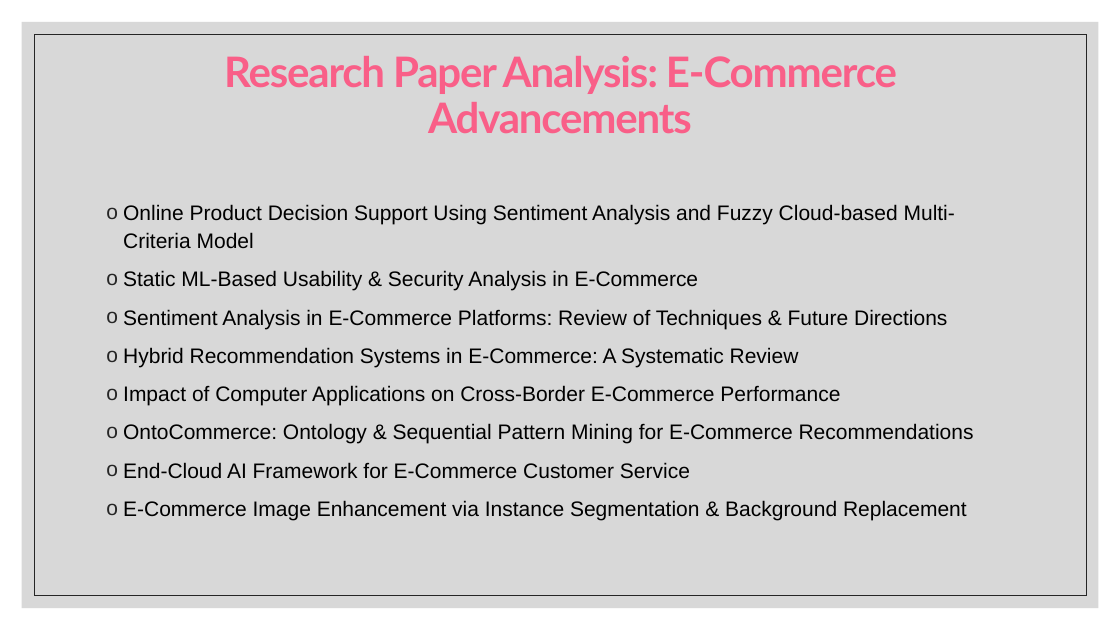
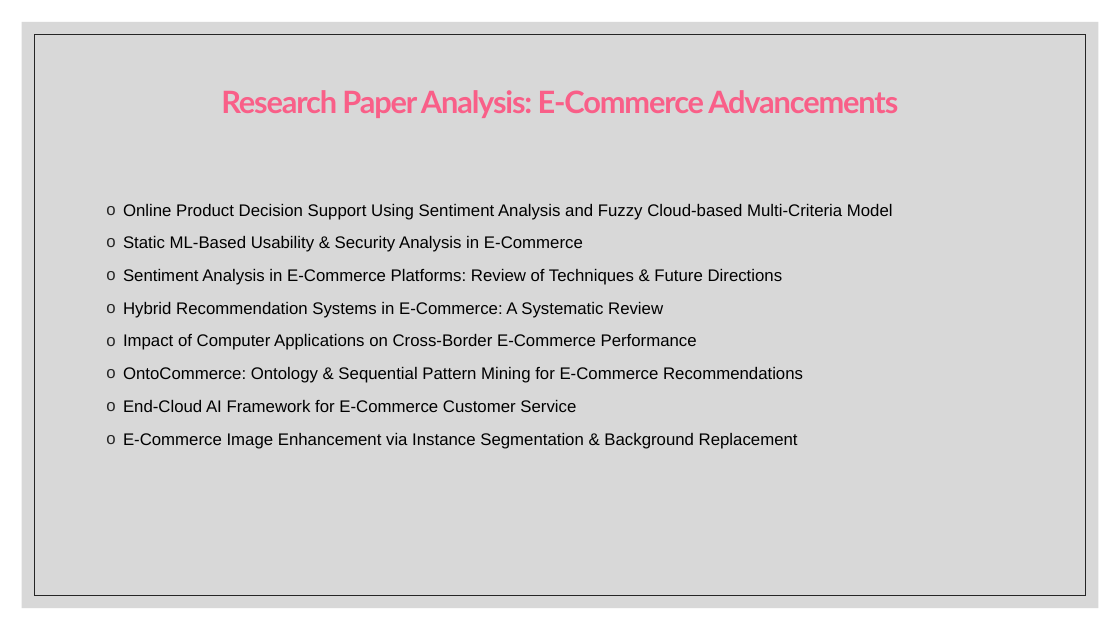
Before and after one commit to ajaykn04/SwiftBuy, a slide deck: slide 3 of The Future of Online Shopping.pptx. Drawn at 1120x630 pixels with LibreOffice and Linux fonts; fonts in the diff are those of the drawing. Boxes give left, top, right and bottom in pixels: in the first picture for what was removed or moved away, otherwise in the second. Text is boxed around its words. In the diff, an @@ line names an element or a change of style, - is before the commit and + after.

```diff
--- a/The Future of Online Shopping.pptx
+++ b/The Future of Online Shopping.pptx
@@ rectangle at (34,34,1086,596): outline #262626 0.5 pt to #262626 0.51 pt @@
@@ text "Research Paper Analysis: E-Commerce Advancements" at (221,90,898,118): size 36 to 26.4 pt @@
@@ text "Online Product Decision Support Using ..." at (123,204,893,449): size 18 to 14.4 pt @@
```
Also in this commit, not shown: 14 other slides changed, 3 slides added, 1 other file.
